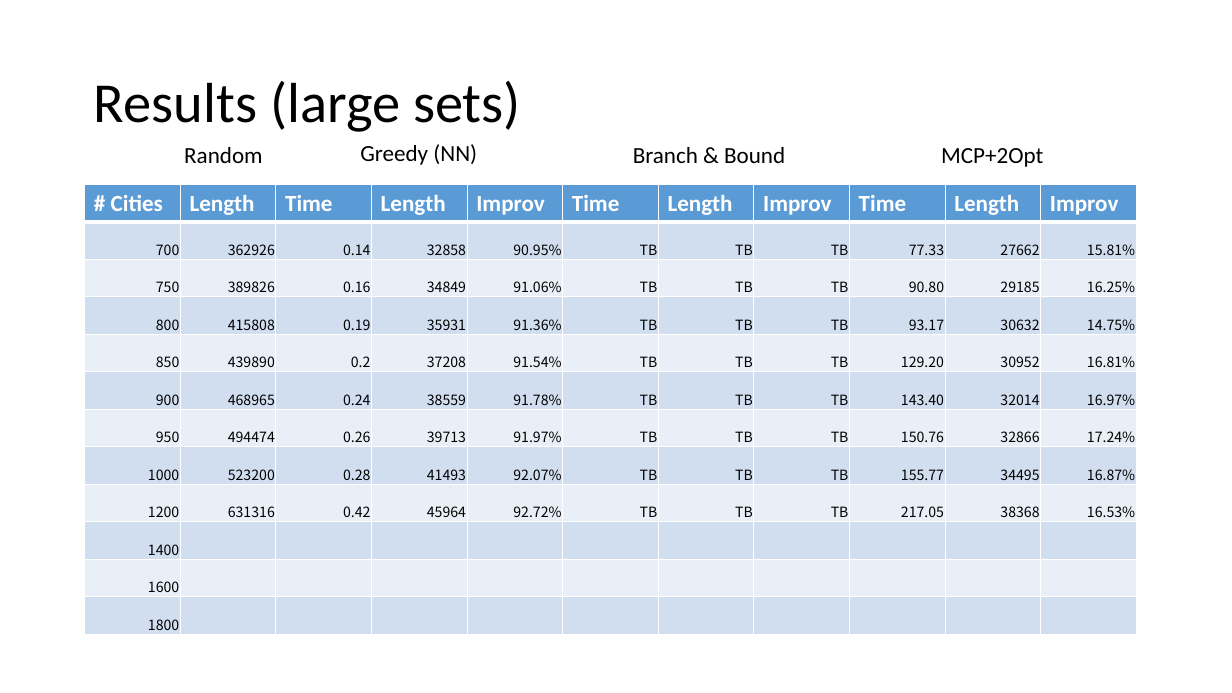
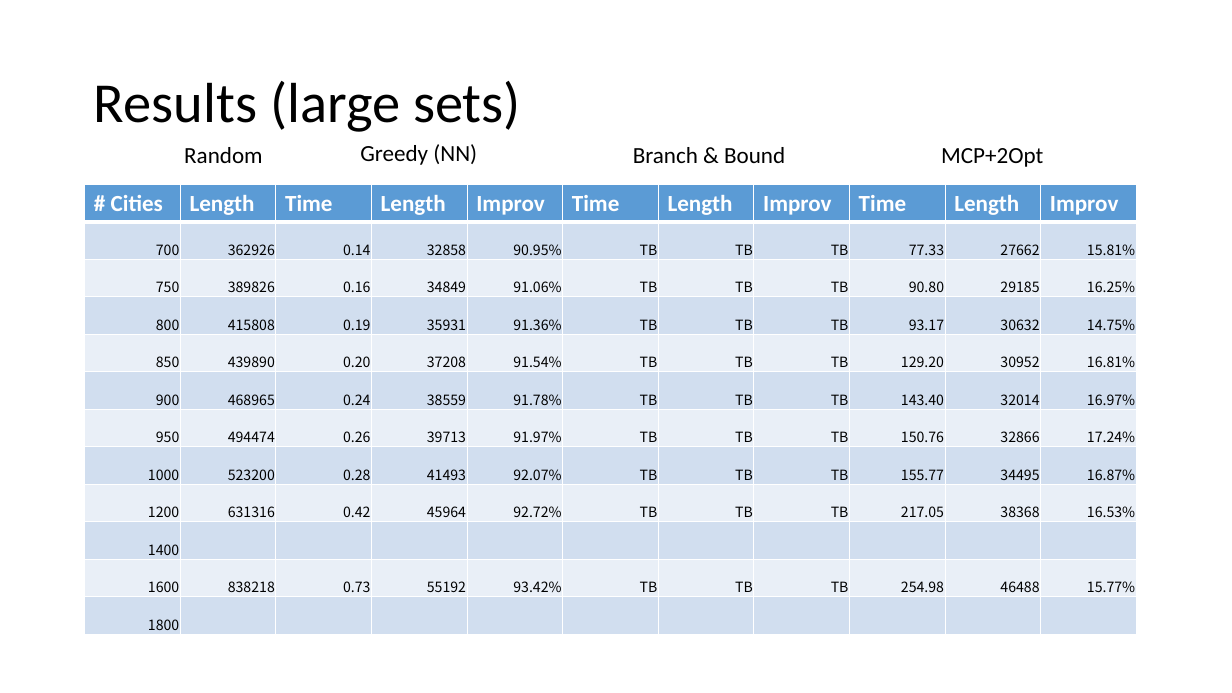
Before and after one commit to depperm/TSP, a slide deck: slide 25 of smallAnimation.pptx. Drawn at 1232x693 pixels with LibreOffice and Linux fonts; fonts in the diff are those of the drawing. Boxes give left, top, right and bottom in pixels: in the first picture for what was removed or moved away, otherwise in the second. Text is boxed around its words. In the diff, an @@ line names an element or a change of style, - is before the commit and + after.

Commit message:
Updated/Renamed Report, Added to Prez
- Report more accurately named (turns out it wasn't a Monte Carlo mod,
it's a local search... so that was awkward...
- Added stats forwarded by Sean to slides

```diff
--- a/smallAnimation.pptx
+++ b/smallAnimation.pptx
@@ table at [85, 185, 1132, 635] @@
-row 5, column 3: 0.2
+row 5, column 3: 0.20
-row 11: 1600 |  |  |  |  |  |  |  |  |  | 
+row 11: 1600 | 838218 | 0.73 | 55192 | 93.42% | TB | TB | TB | 254.98 | 46488 | 15.77%
```
Also in this commit, not shown: 2 other files.
